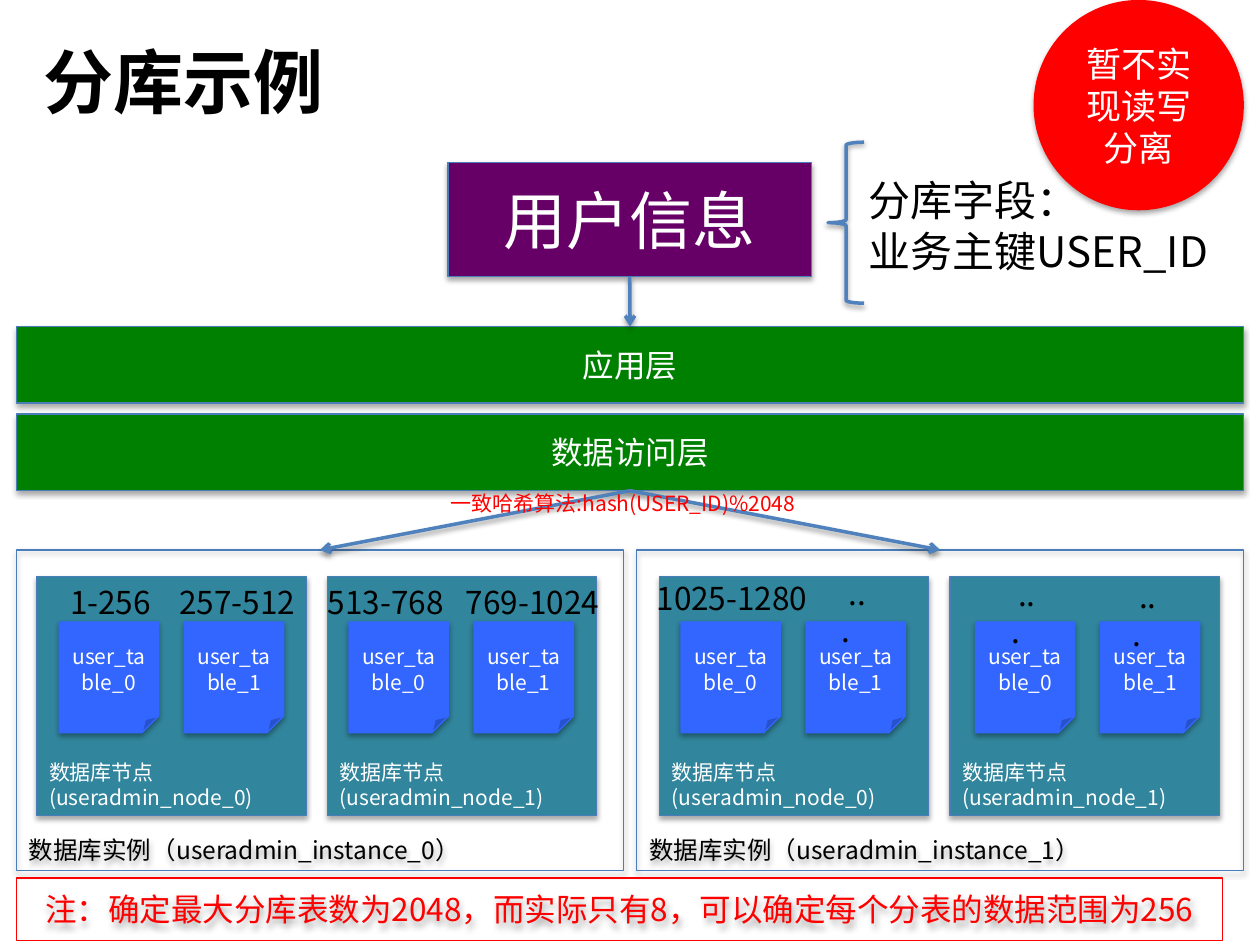
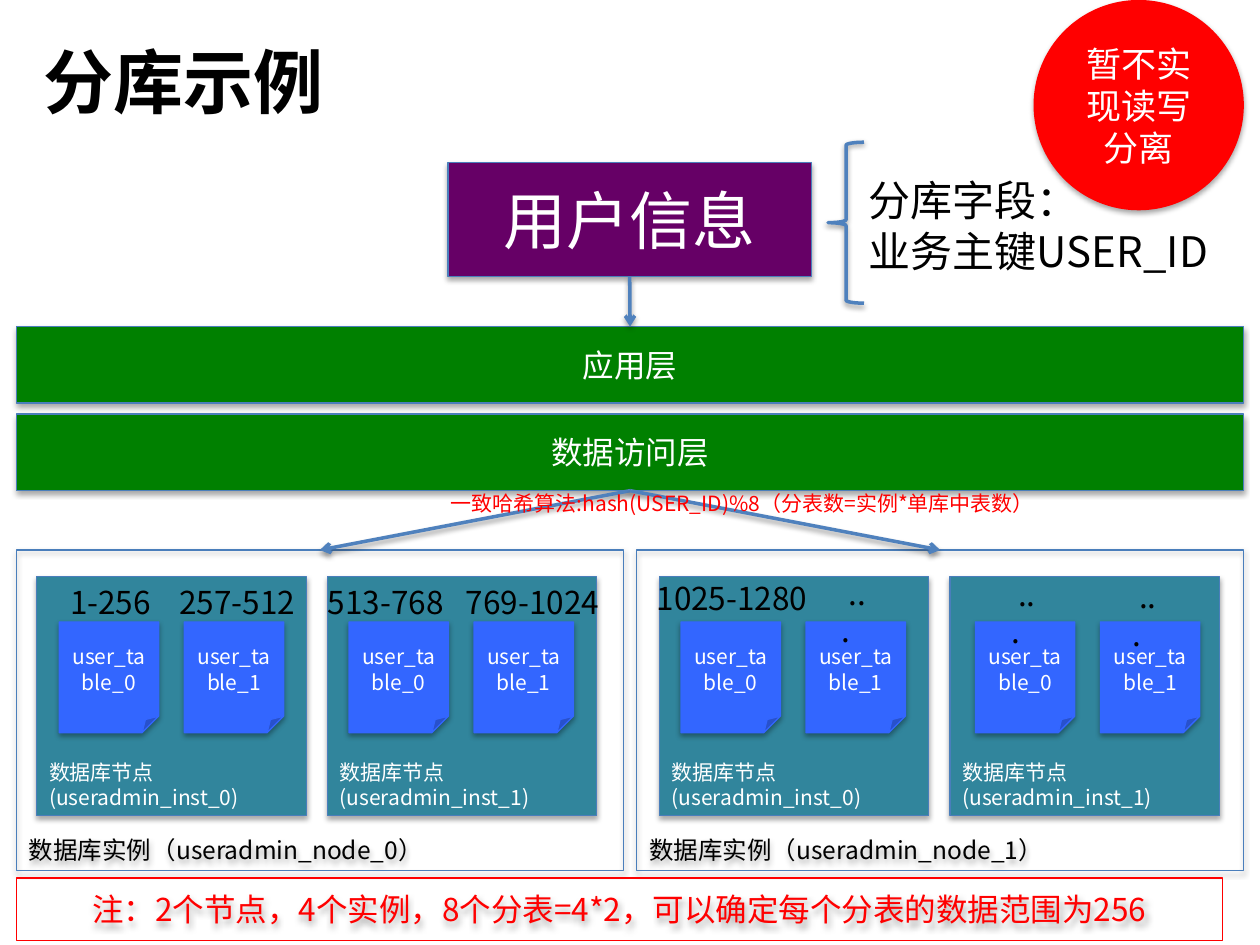
Before and after one commit to zl2006/yy-document, a slide deck: slide 1 of 分布式数据库设计（YYDAL）.pptx. Drawn at 1260x945 pixels with LibreOffice and Linux fonts; fonts in the diff are those of the drawing. Boxes give left, top, right and bottom in pixels: in the first picture for what was removed or moved away, otherwise in the second. Text is boxed around its words. In the diff, an @@ line names an element or a change of style, - is before the commit and + after.

```diff
--- a/分布式数据库设计（YYDAL）.pptx
+++ b/分布式数据库设计（YYDAL）.pptx
@@ text at box(451, 490, 1034, 516): text changed @@
-一致哈希算法:hash(USER_ID)%2048
+一致哈希算法:hash(USER_ID)%8（分表数=实例*单库中表数）
@@ text in rectangle at box(49, 762, 239, 809): text changed @@
-数据库节点(useradmin_node_0)
+数据库节点(useradmin_inst_0)
@@ text in rectangle at box(340, 762, 530, 809): text changed @@
-数据库节点(useradmin_node_1)
+数据库节点(useradmin_inst_1)
@@ text in rectangle at box(672, 762, 862, 809): text changed @@
-数据库节点(useradmin_node_0)
+数据库节点(useradmin_inst_0)
@@ text in rectangle at box(962, 762, 1152, 809): text changed @@
-数据库节点(useradmin_node_1)
+数据库节点(useradmin_inst_1)
@@ text in rectangle at box(29, 838, 423, 863): text changed @@
-数据库实例（useradmin_instance_0）
+数据库实例（useradmin_node_0）
@@ text in rectangle at box(649, 838, 1043, 863): text changed @@
-数据库实例（useradmin_instance_1）
+数据库实例（useradmin_node_1）
@@ text in rectangle at box(92, 894, 1146, 925): text changed @@
-注：确定最大分库表数为2048，而实际只有8，可以确定每个分表的数据范围为256
+注：2个节点，4个实例，8个分表=4*2，可以确定每个分表的数据范围为256
```
Also in this commit, not shown: 2 other slides changed, 4 slides added.
